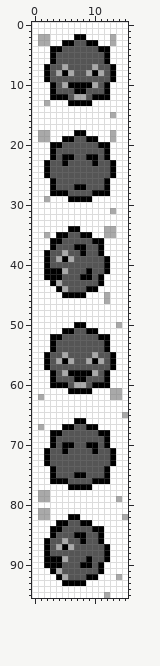
Sprite sheet, stored at gfx/following/koffing.png. Above is the file before it was changed.
The file is 16x96 pixels. Colours within 5 levels of each other are drawn and written as one.
The result:
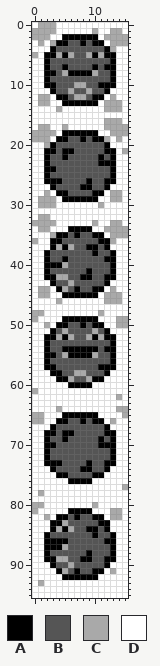
Palette (. is transparent): A #000000  B #555555  C #a9a9a9  D #ffffff
Change:
y 0: x 1..3 DDD -> CCC
y 1: x 0..3 DDDD -> CCCC; x 10 D -> C; x 13..14 DD -> CC
y 2: x 0 D -> C; x 5..6 DD -> AA; x 9..10 DD -> AA; x 12 D -> C; x 14..15 DD -> CC
y 3: x 2..4 CDD -> DCA; x 6 A -> B; x 8..9 BA -> AB; x 11 D -> A; x 14..15 DD -> CC
y 4: x 4 A -> B; x 11 A -> B; x 13 D -> C
y 5: x 0 D -> C; x 2 D -> A; x 4..6 BBB -> CAC; x 9..11 BBB -> CAC; x 13 D -> A
y 6: x 2..3 DA -> AB; x 12..13 AD -> BA
y 7: x 5 C -> A; x 10 C -> A; x 12 B -> A
y 8: x 3..11 BCACBBCAC -> ABCAAAACB
y 10: x 2 D -> A; x 5..11 CAAAACB -> BBCCBBA; x 13 D -> A
y 11: x 6..9 BAAB -> CBBC
y 12: x 1..3 DDA -> CCD; x 12..13 AD -> DC
y 13: x 1 D -> C; x 5 D -> A; x 10 D -> A; x 12..14 DDD -> CCC
y 14: x 4 D -> C; x 12..14 DDD -> CCC
y 15: x 13 C -> D
y 16: x 12..14 DDD -> CCC
y 17: x 1..2 DD -> CC; x 5 D -> C; x 12..15 DDDD -> CCCC
y 18: x 0 D -> C; x 3 D -> C; x 5..6 DD -> AA; x 9..10 DD -> AA; x 14..15 DD -> CC
y 19: x 0 D -> C; x 4 D -> A; x 6 A -> B; x 8..9 BA -> AB; x 11..14 DDCD -> ACDC
y 20: x 2 D -> C; x 4 A -> B; x 11 A -> B
y 21: x 2 D -> A; x 5..6 BB -> AA; x 13 D -> A; x 15 D -> C
y 22: x 2..3 DA -> AB; x 6 A -> B; x 9..13 AABAD -> BBABA
y 23: x 5 A -> B; x 10..12 ABB -> BAA
y 24: x 3 B -> A
y 26: x 2 D -> A; x 4 B -> A; x 9 B -> A; x 13 D -> A
y 27: x 7 A -> B; x 9 B -> A
y 28: x 2..3 DA -> CD; x 12..14 ADD -> DCC
y 29: x 1 D -> C; x 3 D -> C; x 5 D -> A; x 10 D -> A; x 13..14 DD -> CC
y 30: x 1..3 DDD -> CCC; x 11 D -> C
y 31: x 13 C -> D
y 32: x 1..2 DD -> CC
y 33: x 0..3 DDDD -> CCCC; x 10 D -> C; x 13..14 DD -> CC
y 34: x 1..2 DD -> CC; x 8..9 DD -> AA; x 14..15 DD -> CC
y 35: x 2..3 CD -> DC; x 7..12 BAADDC -> ABBAAD; x 14..15 DD -> CC
y 36: x 0 D -> C; x 10 A -> B; x 12..13 DD -> AC
y 37: x 4..12 BBBAABBAD -> CACBBAABA
y 38: x 5 C -> B; x 8 A -> B; x 10..13 BADD -> ABBA
y 39: x 4 C -> B; x 6 C -> B; x 13 D -> A
y 40: x 3..5 BBB -> AAC; x 12..13 AD -> BA
y 41: x 3..5 AAC -> BBB; x 12..13 AD -> BA
y 42: x 4..5 AB -> CC; x 11..13 ADD -> BAA
y 43: x 4 C -> B; x 6 B -> C; x 11..12 AD -> BA
y 44: x 1..2 DD -> CC; x 7 B -> A; x 9 A -> B; x 11 D -> A; x 13 D -> C
y 45: x 1..2 DD -> CC; x 9..10 DD -> AA; x 13..14 DD -> CC
y 46: x 4 D -> C; x 13..14 DD -> CC
y 48: x 0..1 DD -> CC; x 11 D -> C
y 49: x 0 D -> C; x 5..10 DDDDDD -> AAAAAA; x 14..15 DD -> CC
y 50: x 2 D -> C; x 4..7 DDDA -> AABB; x 9..11 DDD -> BAA; x 15 D -> C
y 51: x 3..6 DDAA -> ABCB; x 9..12 AADD -> BCBA
y 52: x 2 D -> A; x 4..6 ABB -> CAC; x 9..11 BBA -> CAC; x 13 D -> A
y 53: x 2..3 DA -> AB; x 12..13 AD -> BA
y 54: x 2..3 DA -> AB; x 5..10 BBBBBB -> AAAAAA; x 13 D -> A
y 55: x 3 B -> A; x 6..9 BBBB -> AAAA
y 56: x 4..6 CAC -> BBB; x 9..11 CAC -> BBB
y 57: x 3 B -> A; x 11..12 BB -> AA
y 58: x 4..10 BCAAAAC -> ABBCCBB
y 59: x 3..12 ABBBAABBBA -> DAACBBCAAD
y 60: x 3..12 AAABCCBAAA -> DDDAAAADDD
y 61: x 0 D -> C; x 6..9 AAAA -> DDDD; x 13..14 CC -> DD
y 62: x 1 C -> D; x 13 C -> D
y 64: x 4 D -> C; x 14..15 DD -> CC
y 65: x 0..1 DD -> CC; x 5..10 DDDDDD -> AAAAAA
y 66: x 0..1 DD -> CC; x 4..7 DDDA -> AABB; x 9..11 DDD -> BAA; x 13 D -> C
y 67: x 1 C -> D; x 3..6 DDAA -> ABBB; x 9..12 AADD -> BBBA
y 68: x 2 D -> A; x 4..6 ABB -> BAA; x 11 A -> B; x 13 D -> A
y 69: x 2..3 DA -> AB; x 5 B -> A; x 11..13 BAD -> ABA
y 70: x 2 D -> A; x 5..6 AA -> BB; x 9..11 AAB -> BBA; x 13 D -> A
y 71: x 5 A -> B; x 10 A -> B
y 73: x 3..4 BB -> AA; x 9 B -> A; x 12 B -> A
y 74: x 8..9 BB -> AA
y 75: x 3..5 ABB -> DAA; x 7..8 AA -> BB; x 10..12 BBA -> AAD
y 76: x 3..12 AAABBBBAAA -> DDDAAAADDD
y 77: x 6..9 AAAA -> DDDD; x 15 D -> C
y 78: x 2 C -> D
y 79: x 1..2 CC -> DD; x 14 C -> D
y 80: x 0..1 DD -> CC; x 10 D -> C
y 81: x 0..2 DCC -> CDD; x 6..9 DDDD -> AAAA; x 13..14 DD -> CC
y 82: x 1 C -> D; x 4..6 DDA -> AAB; x 8..11 DDDD -> BBAA; x 13..15 DDC -> CCD
y 83: x 3 D -> A; x 5 A -> C; x 8..12 AADDD -> BBBAA
y 84: x 4..6 ABB -> CAC; x 9 B -> A; x 11..12 AD -> BA
y 85: x 2..3 DA -> AB; x 7..8 AA -> BB; x 10..13 BADD -> ABBA
y 86: x 3..5 BBC -> AAA; x 8 A -> B; x 11..13 ADD -> BAA
y 87: x 3..6 BCAC -> AACB; x 12..13 AD -> BA
y 88: x 9 B -> A; x 12..13 AD -> BA
y 89: x 4 A -> C; x 8 B -> A; x 13 D -> A
y 90: x 2 A -> D; x 4 A -> B; x 6 B -> C; x 8..9 AA -> BB; x 11..12 AD -> BA
y 91: x 3..5 ACB -> DAC; x 7 B -> A; x 10 B -> A; x 13 D -> C
y 92: x 4..8 ACBBB -> DAAAA; x 14 C -> D
y 93: x 1 D -> C; x 5..8 AAAA -> DDDD
y 95: x 12 C -> D
Boxes around the changes in both pictures, in picture pixels (x1, y1, x2, y2):
changed: (32, 22, 128, 598)
